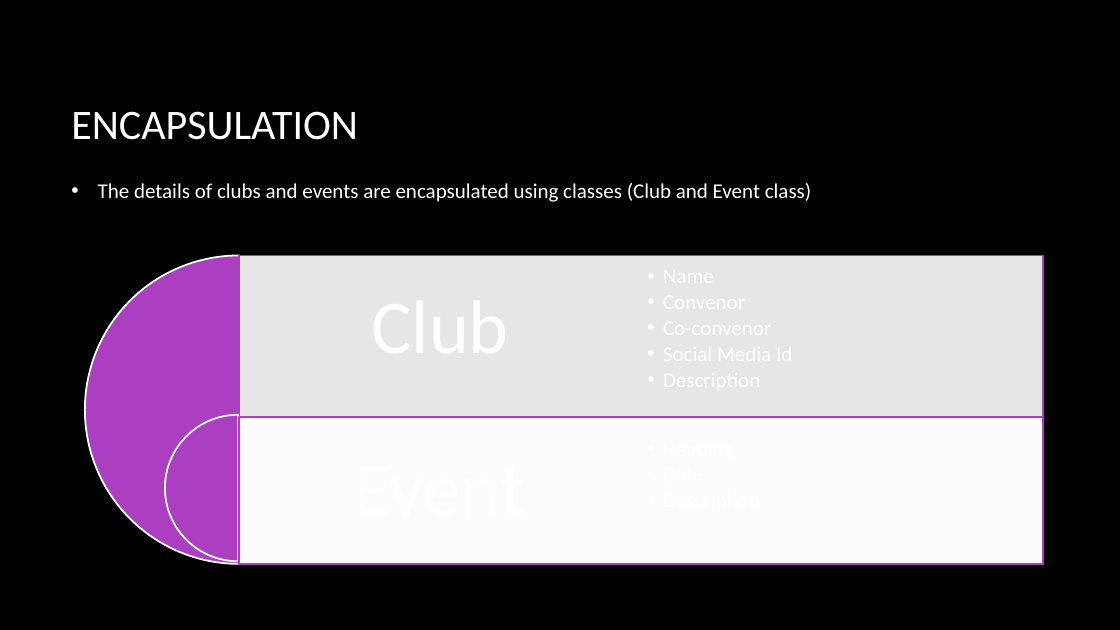
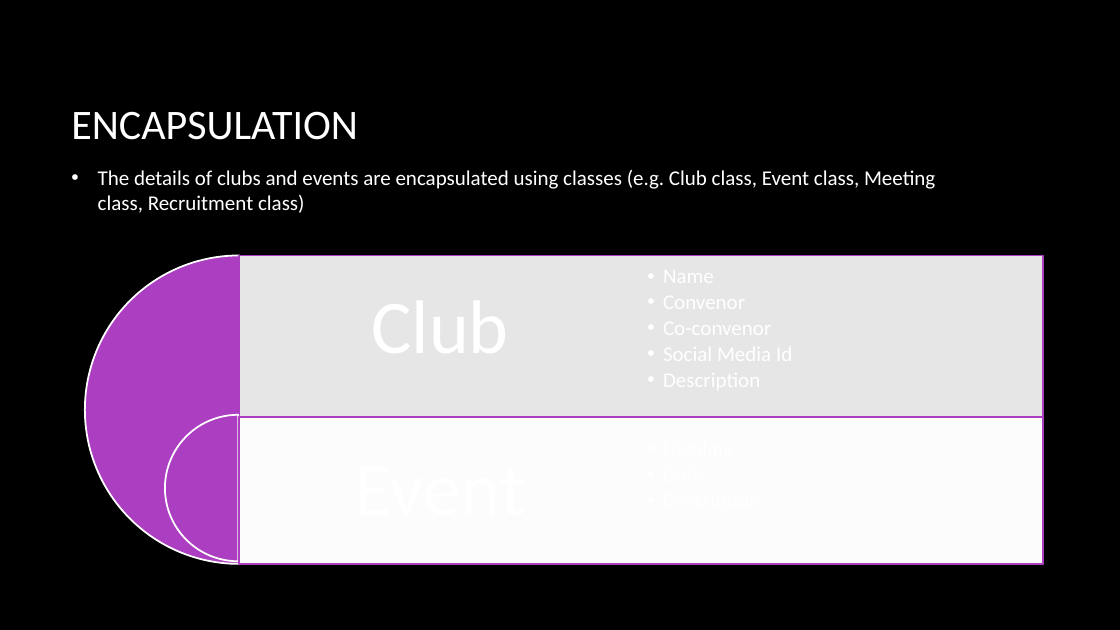
Before and after one commit to aryansinghdhiman2/CPP_project, a slide deck: slide 10 of presentation/{Auto}Clubs And Events Organizer.pptx. Drawn at 1120x630 pixels with LibreOffice and Linux fonts; fonts in the diff are those of the drawing; background and template pictures are left out. Boxes give left, top, right and bottom in pixels: in the first picture for what was removed or moved away, otherwise in the second. Text is boxed around its words. In the diff, an @@ line names an element or a change of style, - is before the commit and + after.

Commit message:
presentation

```diff
--- a/presentation/{Auto}Clubs And Events Organizer.pptx
+++ b/presentation/{Auto}Clubs And Events Organizer.pptx
@@ text at (98,170,935,213): text changed @@
-• The details of clubs and events are encapsulated using classes (Club and Event class)
+• The details of clubs and events are encapsulated using classes (e.g. Club class, Event class, Meeting class, Recruitment class)
```
Also in this commit, not shown: 2 slides added.
